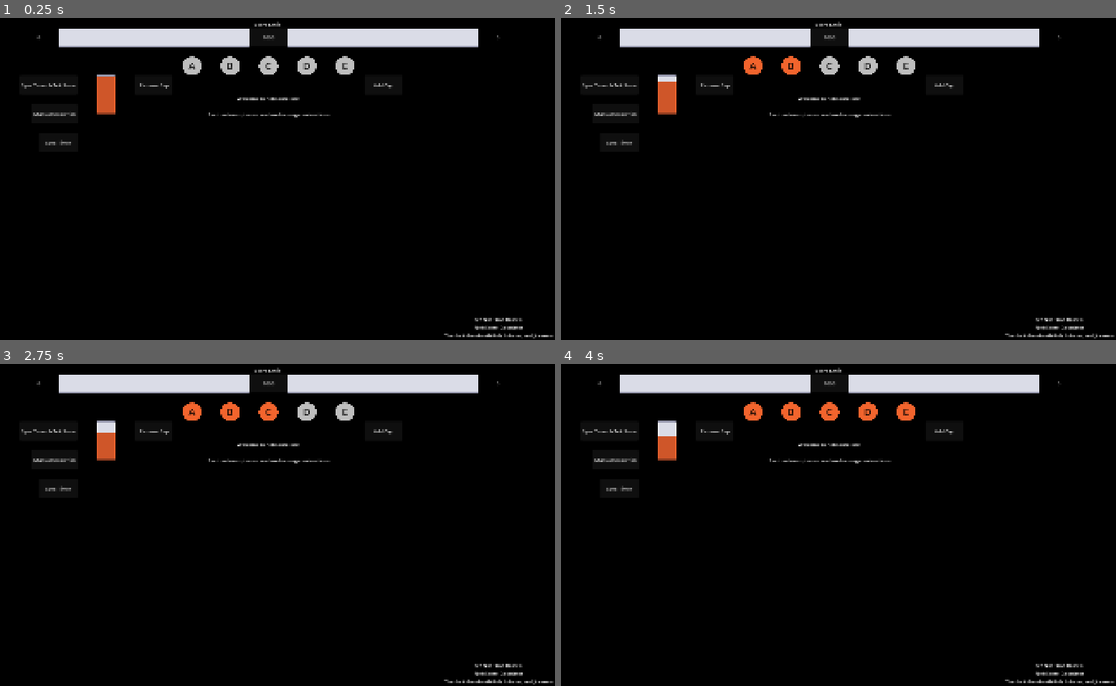
Above: before the commit, frames 1-4 (two rows, left to right).
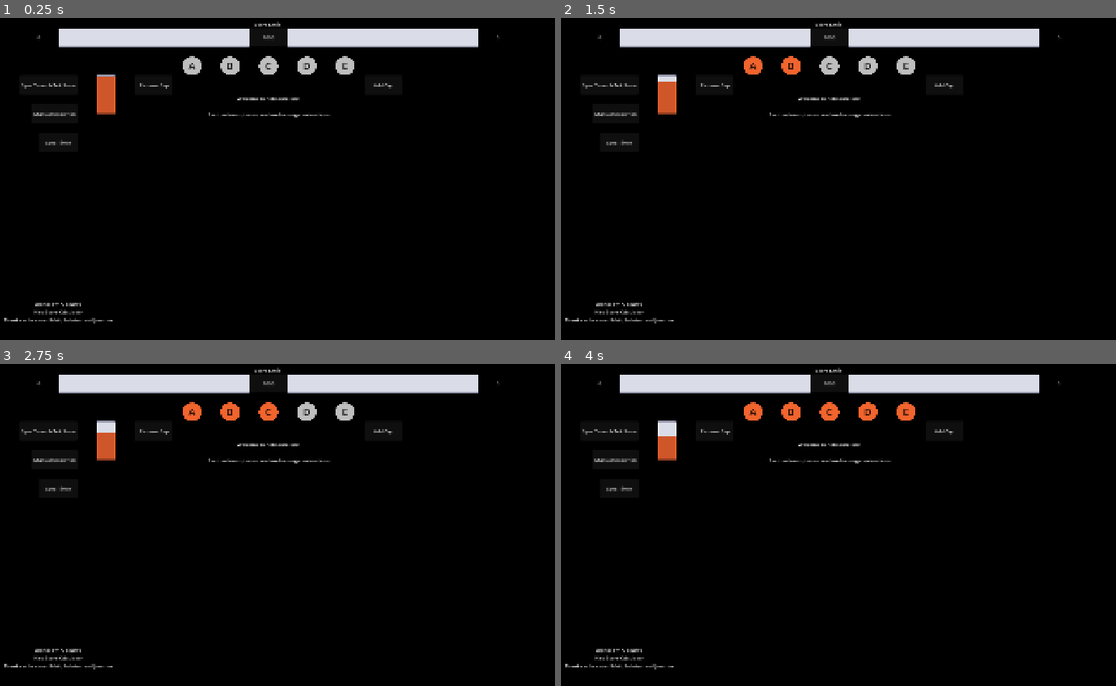
Above: after the commit, the same moments.

Repository: matthew-cavener/neb-control-score-calculator
Game: Godot game, scene res://scenes/main.tscn
Two runs of this game, one before a commit and one after it. Both use one fixed random seed, a clock stepped at 60 frames per second and the inputs below.
Inputs:
- Up to frame 1 (0.25 s): no input
- Up to frame 2 (1.5 s): click "A" at 0.5 s; click "B" at 1.25 s
- Up to frame 3 (2.75 s): click "C" at 2 s
- Up to frame 4 (4 s): click "D" at 2.75 s; click "E" at 3.5 s

The runs differ from the first frame. In frame 1, 0.6% of the frame differs, in the area x 0-100%, y 88-100%; in frame 2, 0.6%; in frame 3, 0.6%; in frame 4, 0.6%.

Commit message:
move message box

Diff:
--- a/godot/scenes/main.tscn
+++ b/godot/scenes/main.tscn
@@ -38,10 +38,10 @@
 position = Vector2(1024, 32)
 
 [node name="MadeByLabel" type="Label" parent="."]
-offset_left = 1548.0
-offset_top = 997.0
-offset_right = 1912.0
-offset_bottom = 1072.0
+offset_left = 64.0
+offset_top = 944.0
+offset_right = 448.0
+offset_bottom = 1024.0
 text = "Oh No! I'm A Bean!'s
 Neb Score Calculator
 Thanks to localmathblob, Lobster, and Jraamus"
